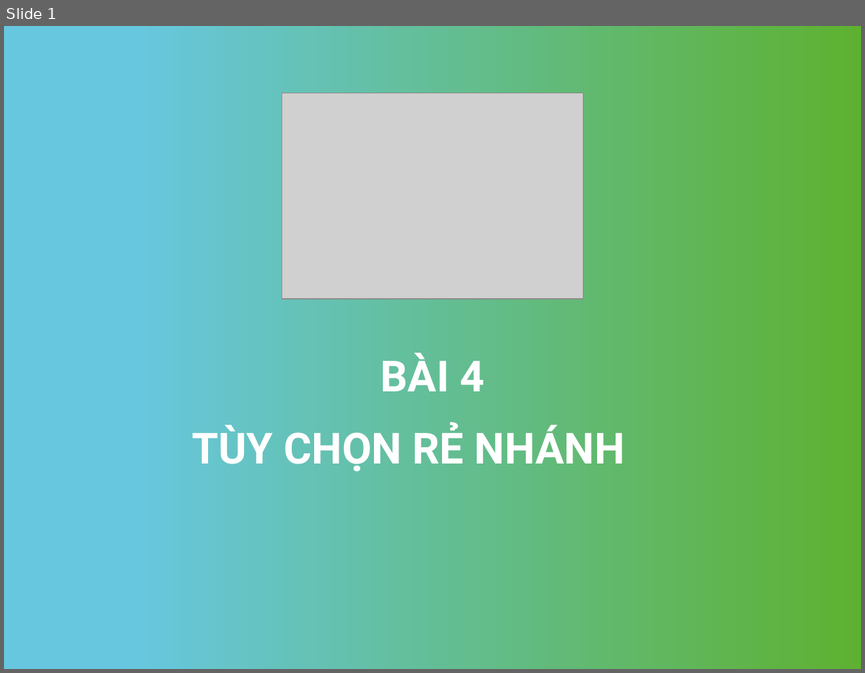
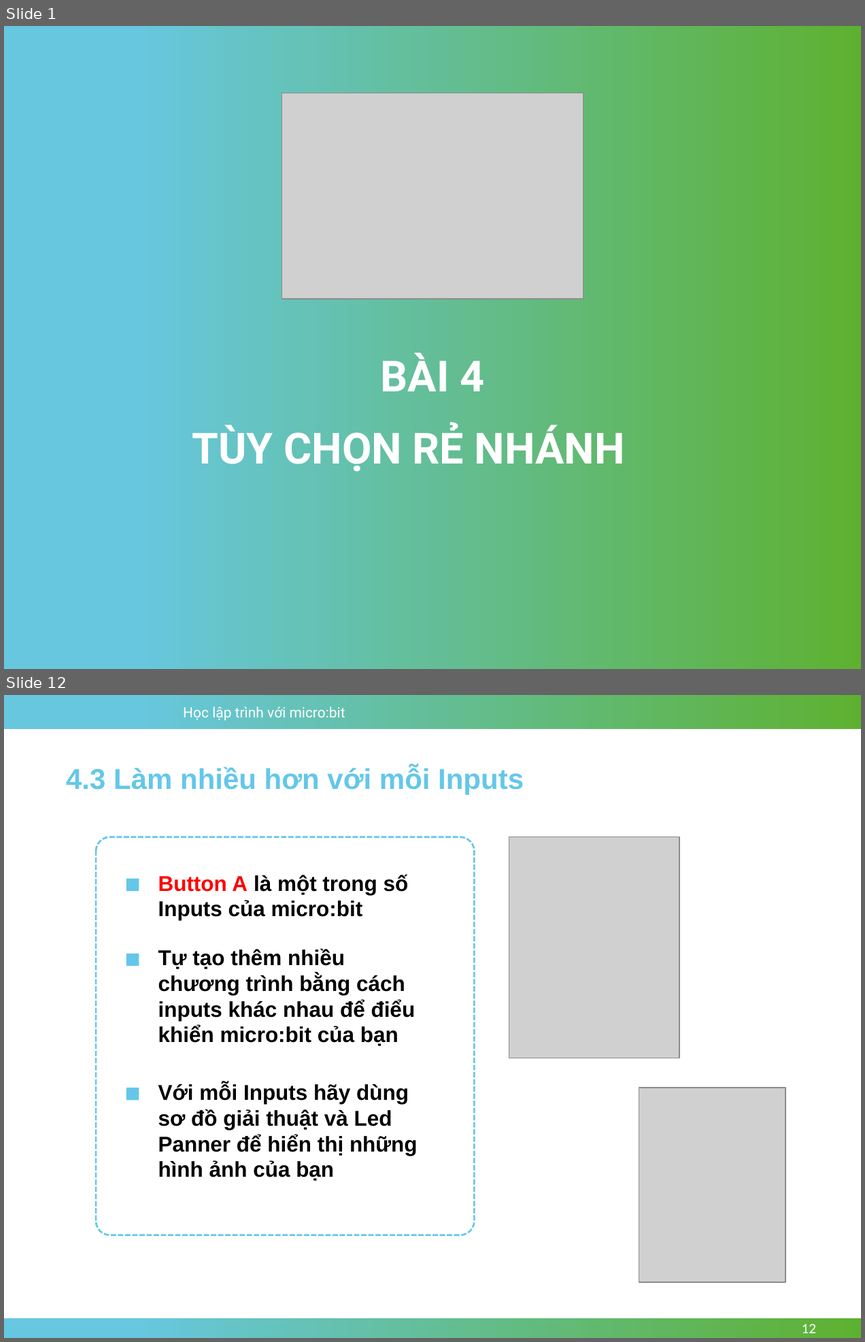
Before and after one commit to nhannn87dn/Learn-microbit, a slide deck: Lessions/Bai-04-Conditions-and-Logic/4.Conditional-and-Boolean.pptx. Shown one above the other, each under a label of ours: slide 1 before the commit, slides 1 and 12 after it; the slides between them are not shown. The pictures are 865x673 and 865x1342 pixels, drawn with LibreOffice and Linux fonts; fonts in the diff are those of the drawing; grey boxes stand for pictures; background and template pictures are left out. Boxes give left, top, right and bottom in pixels: in the first picture for what was removed or moved away, otherwise in the second. Text is boxed around its words. In the diff, an @@ line names an element or a change of style, - is before the commit and + after.

```diff
--- a/Lessions/Bai-04-Conditions-and-Logic/4.Conditional-and-Boolean.pptx
+++ b/Lessions/Bai-04-Conditions-and-Logic/4.Conditional-and-Boolean.pptx
@@ slide 12 added at box(4, 695, 861, 1338), background #FFFFFF @@
@@ rectangle added at box(4, 695, 861, 729), fill gradient #67C7DF to #5EB130 @@
@@ text added at box(183, 707, 345, 720), 12 pt, text #FFFFFF @@
+Học lập trình với micro:bit
@@ text added at box(66, 766, 524, 795), 24 pt, text #64C7E9, bold @@
+4.3 Làm nhiều hơn với mỗi Inputs
@@ rounded rectangle added at box(96, 837, 475, 1235), outline #64C7E9 1.5 pt dashed @@
@@ picture added at box(509, 837, 679, 1058) @@
@@ text added at box(158, 874, 409, 920), 18 pt, text #000000, bold @@
+Button A là một trong số Inputs của micro:bit
@@ rectangle added at box(126, 879, 139, 892), fill #64C7E9 @@
@@ rectangle added at box(126, 954, 139, 966), fill #64C7E9 @@
@@ text added at box(158, 948, 415, 1046), 18 pt, text #000000, bold @@
+Tự tạo thêm nhiều chương trình bằng cách inputs khác nhau để điểu khiển micro:bit của bạn
@@ rectangle added at box(126, 1087, 139, 1100), fill #64C7E9 @@
@@ text added at box(158, 1083, 417, 1181), 18 pt, text #000000, bold @@
+Với mỗi Inputs hãy dùng sơ đồ giải thuật và Led Panner để hiển thị những hình ảnh của bạn
@@ picture added at box(639, 1087, 785, 1282) @@
@@ rectangle added at box(4, 1318, 861, 1338), fill gradient #67C7DF to #5EB130 @@
@@ page number added at box(802, 1323, 816, 1333), 12 pt, text #FFFFFF @@
+12
```
Also in this commit, not shown: 3 slides changed, 10 other slides added, 9 other files.
